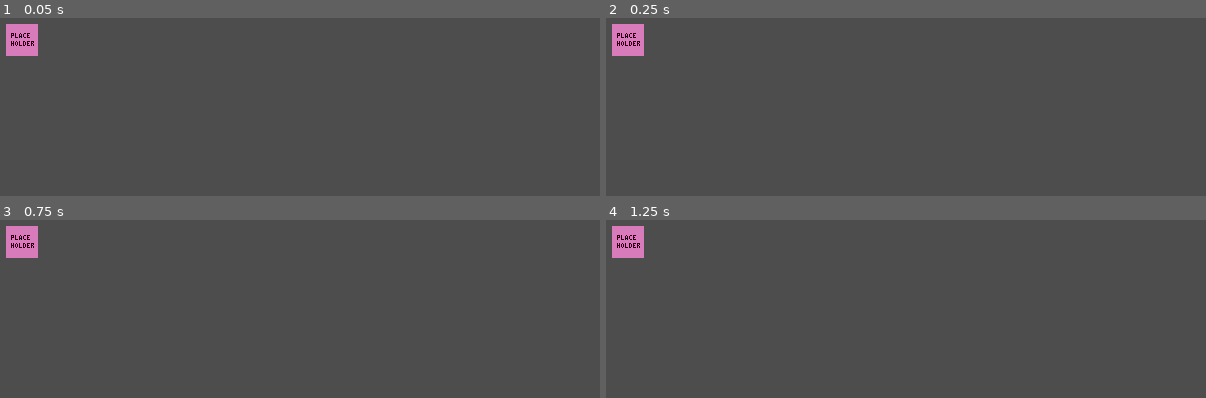
Above: before the commit, frames 1-4 (two rows, left to right).
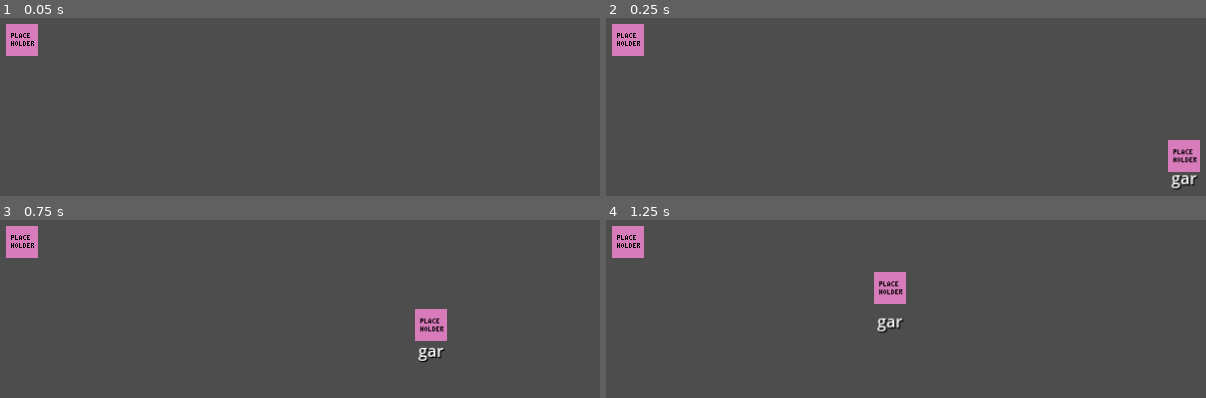
Above: after the commit, the same moments.

Repository: lehmius/typing-tides
Game: Godot game, scene res://scenes/game.tscn
Two runs of this game, one before a commit and one after it. Both use one fixed random seed, a clock stepped at 60 frames per second and the inputs below. The engine's default icon, where the game draws it, is replaced by a stand-in: a white triangle on a blue panel in a dark square.
Inputs:
- Up to frame 1 (0.05 s): no input
- Up to frame 2 (0.25 s): no input
- Up to frame 3 (0.75 s): tap Enter at 0.5 s
- Up to frame 4 (1.25 s): no input

Frame 1 is identical in both runs. In frame 2, 1.1% of the frame differs, in the area x 93-99%, y 68-97%; in frame 3, 1.1%; in frame 4, 1.2%, in the area x 44-50%, y 29-64%.

Commit message:
Add dynamic enemy spawning via timer or player speed

Diff:
--- a/scenes/game.tscn
+++ b/scenes/game.tscn
@@ -1,7 +1,3 @@
-[gd_scene load_steps=2 format=3 uid="uid://dmwd0e0ebr1jj"]
-
-[ext_resource type="PackedScene" uid="uid://rjd34u5j1v0c" path="res://scenes/data_loader.tscn" id="1_uwrxv"]
+[gd_scene format=3 uid="uid://dmwd0e0ebr1jj"]
 
 [node name="Game" type="Node2D"]
-
-[node name="DataLoader" parent="." instance=ExtResource("1_uwrxv")]
--- a/scripts/enemy.gd
+++ b/scripts/enemy.gd
@@ -10,7 +10,7 @@
 class_name Enemy
 
 @export var text:String = "default" #: Value of the word associated with the enemy
-@export var speed:int = 500 		#: Enemy speed in pixels/second
+@export var speed:int = 300 		#: Enemy speed in pixels/second
 
 var target:Vector2 = Vector2(0,0) 	# Target the enemy is moving towards.
 var bobFrequency: float = 2.0		# Frequency of the bobbing motion
--- a/scripts/game_state_handler.gd
+++ b/scripts/game_state_handler.gd
@@ -20,13 +20,14 @@
 var wordMistakes:int=0					# Tracking per word mistakes
 var wordCorrectLetters:int=0			# Tracking per word correct letters
 var time:float=0.0						# Time since starting the level
-var isPaused:bool=false					# Tracks if the game is paused right now
 
 
 # The following are reference variables.
 var enemyReferences:Array[Enemy] = []	# Holds references to each currently instanced enemy
 var player:Node							# Holds the reference to the player
 var currentTarget:Node
+var enemySpawnTimer:Timer = Timer.new()
+var enemiesToSpawn:Variant;
 
 var playerScene: PackedScene = preload("res://scenes/player.tscn")
 var enemyScene: PackedScene = preload("res://scenes/enemy.tscn")
@@ -35,13 +36,20 @@
 
 func _ready() -> void:
 	instancePlayer()
+	# Spawn timer related
+	enemySpawnTimer.wait_time=3 #Starttime per enemy
+	enemySpawnTimer.one_shot=false #Repeat the timer
+	add_child(enemySpawnTimer)
+	# Signal related
 	SignalBus.connect("keyPressed",receiveKey)
 	SignalBus.connect("gameOver",gameOverTriggered)
 	SignalBus.connect("levelData",handleLevelData)
+	SignalBus.connect("onHit",enemyDeathHandler)
+	enemySpawnTimer.connect("timeout",spawnNextEnemy)
 	#instanceEnemiesDEBUG(5)
 
 func _physics_process(delta: float) -> void:
-	if not isPaused:
+	if not GlobalState.isPaused:
 		time+=delta
 
 ## Instances the Player within the game.
@@ -65,22 +73,14 @@
 ## positions it at a random position just outside the screen and populates variables accordingly.
 ##
 ## @returns: void
-func instanceEnemy() -> void:
+func instanceEnemy(enemyData:Dictionary) -> void:
 	var nextEnemy = enemyScene.instantiate()
 	nextEnemy.position = Vector2(680,randi_range(15,345))
 	nextEnemy.Player = player
-	nextEnemy.text = getNextWordDEBUG()
-	SignalBus.connect("onHit",enemyDeathHandler)
+	nextEnemy.text = enemyData["word"]
+	nextEnemy.score=enemyData["difficulty"]
 	enemyReferences+=[nextEnemy]
 	add_child(nextEnemy)
-
-## Instances a provided amount of Enemies, to use in debugging and testing.
-##
-## @param amount: int - The amount of enemies to spawn.
-## @returns: void
-func instanceEnemiesDEBUG(amount:int) -> void:
-	for i in range(amount):
-		instanceEnemy()
 
 ## Handles picking enemies. If no enemy is chosen, tries to assign a new one.
 ## If the amount of errors is higher than maxConsecutiveErrors an attempt is made to switch targets too.
@@ -161,6 +161,7 @@
 	wordCorrectLetters=0
 	wordMistakes=0
 	wordsTyped+=1
+	spawnNextEnemy()
 
 ## Resets all perfomance metrics to their initialization values.
 ##
@@ -171,6 +172,10 @@
 	highestConsecutiveStreak=0
 	currentConsecutiveStreak=0
 	wordsTyped=0
+	score=0
+	wordMistakes=0
+	wordCorrectLetters=0
+	time=0
 
 ## Keep track of the performance metric variables.
 ##
@@ -224,6 +229,7 @@
 ## @returns: void
 func gameOverTriggered() -> void:
 	print("GAME OVER")
+	GlobalState.isPaused=true
 
 
 ## Loads the appropriate data for a level given the levelID
@@ -236,4 +242,23 @@
 ##
 ## @returns: void
 func handleLevelData(levelData:Variant) -> void:
-	print(levelData)
+	resetPerformanceMetrics()
+	spawnEnemies(levelData)
+
+## Start spawning the enemies of a levelData list based on time or player destroying last enemy
+## (whichever triggers first)
+##
+## @returns: void
+func spawnEnemies(levelData:Variant) -> void:
+	enemiesToSpawn=levelData
+	enemySpawnTimer.start()
+	enemySpawnTimer.emit_signal("timeout")
+
+## Spawn the next enemy in the enemiesToSpawn list
+##
+## @returns: void
+func spawnNextEnemy() -> void:
+	instanceEnemy(enemiesToSpawn[0])
+	enemiesToSpawn.remove_at(0)
+	enemySpawnTimer.start() # Reset the spawn timer
+	#TODO: dynamically change spawn timer based on player performance
--- a/scripts/global_state.gd
+++ b/scripts/global_state.gd
@@ -1,4 +1,4 @@
 extends Node
 
-var isPaused:bool=true
+var isPaused:bool=false
 var language="deutsch" # Possible Values: deutsch, english
